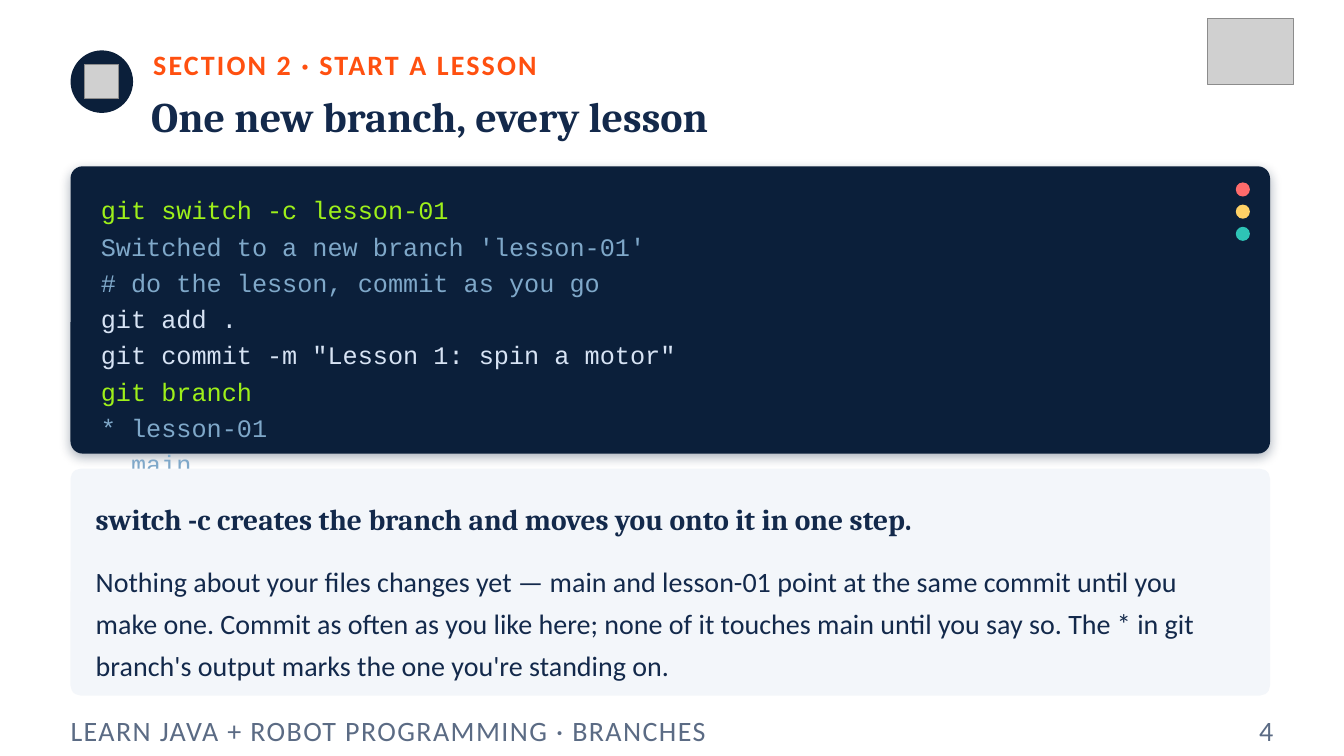
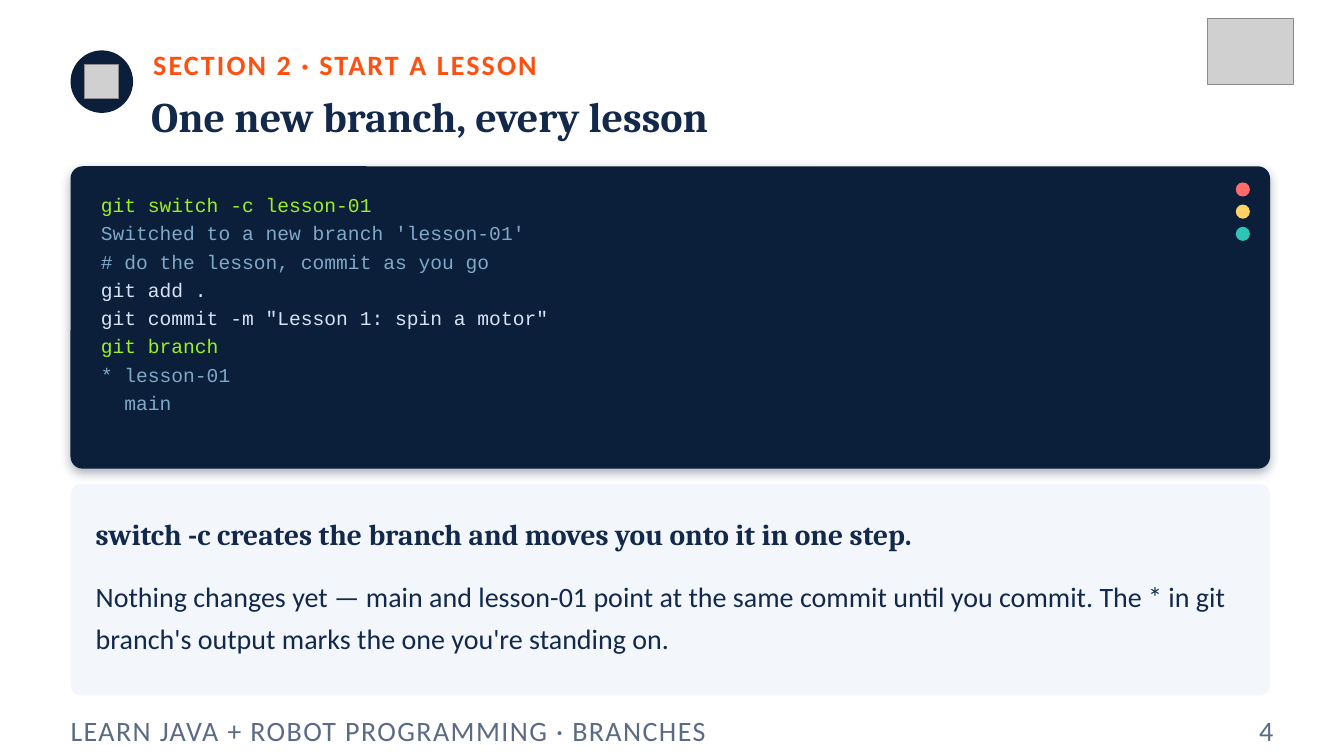
Before and after one commit to FRC5010/BasicRobotLessons, a slide deck: slide 4 of docs/presentations/v3/aside-git-branching.pptx. Drawn at 1344x756 pixels with LibreOffice and Linux fonts; fonts in the diff are those of the drawing; grey boxes stand for pictures. Boxes give left, top, right and bottom in pixels: in the first picture for what was removed or moved away, otherwise in the second. Text is boxed around its words. In the diff, an @@ line names an element or a change of style, - is before the commit and + after.

```diff
--- a/docs/presentations/v3/aside-git-branching.pptx
+++ b/docs/presentations/v3/aside-git-branching.pptx
@@ rounded rectangle resized from (x1=71, y1=166, x2=1270, y2=454) to (x1=71, y1=166, x2=1270, y2=469) @@
@@ rounded rectangle at (x1=71, y1=166, x2=1270, y2=469): proportions changed @@
@@ text "git switch -c lesson-01" at (x1=101, y1=198, x2=548, y2=410): size 18 to 14 pt @@
@@ rounded rectangle at (x1=71, y1=484, x2=1270, y2=696): proportions changed @@
@@ rounded rectangle resized from (x1=71, y1=469, x2=1270, y2=696) to (x1=71, y1=484, x2=1270, y2=696) @@
@@ text "switch -c creates the branch ..." moved from (x1=96, y1=509, x2=912, y2=536) to (x1=96, y1=524, x2=912, y2=552) @@
@@ text at (x1=96, y1=587, x2=1225, y2=654): text changed @@
-Nothing about your files changes yet — main and lesson-01 point at the same commit until you make one. Commit as often as you like here; none of it touches main until you say so. The * in git branch's output marks the one you're standing on.
+Nothing changes yet — main and lesson-01 point at the same commit until you commit. The * in git branch's output marks the one you're standing on.
```
Also in this commit, not shown: 8 other slides changed, 8 other files.
